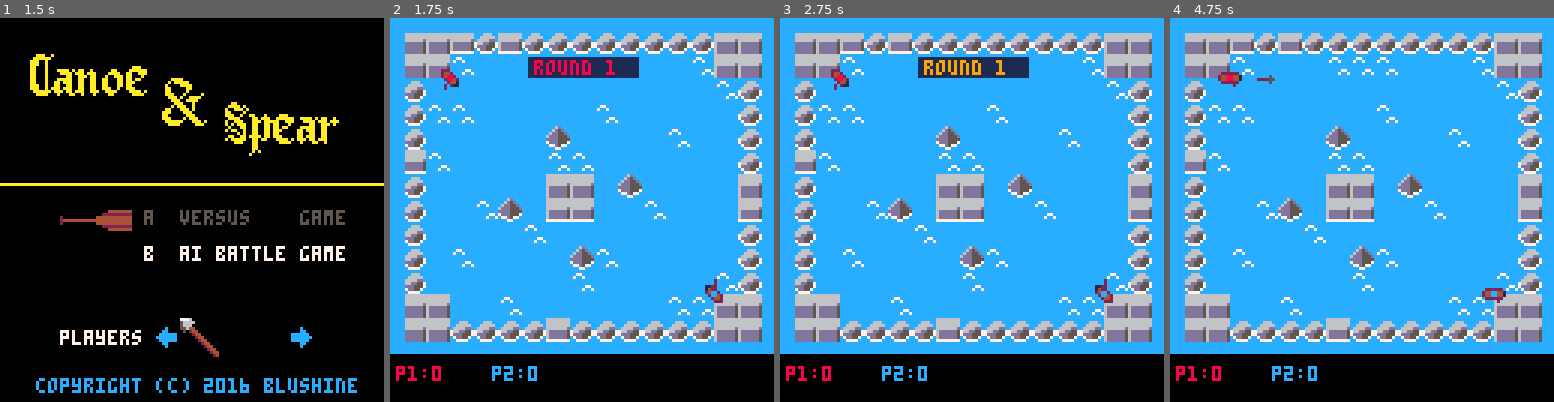
Above: before the commit, frames 1-4 (left to right).
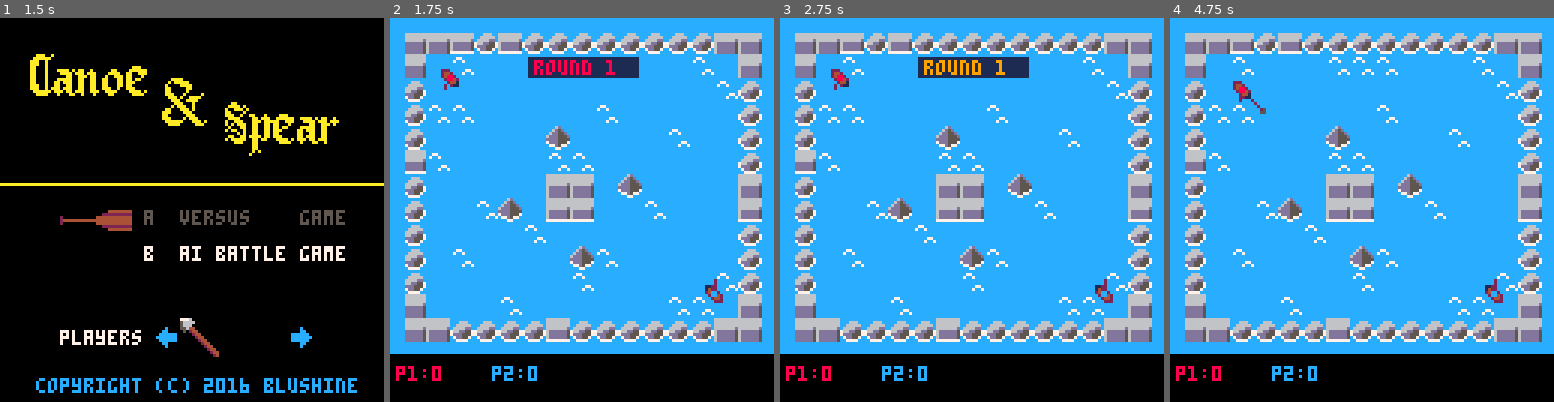
Above: after the commit, the same moments.

Repository: BluShine/CANOE-AND-SPEAR
Game: PICO-8 cartridge canoe-and-spear.p8
Two runs of this game, one before a commit and one after it. Both use one fixed random seed, a clock stepped at 60 frames per second and the inputs below.
Inputs:
- Up to frame 1 (1.5 s): tap X (X key) at 0.33, 1.07 s; tap O (Z key) at 0.7 s
- Up to frame 2 (1.75 s): hold Right from 1.6 s (still down); tap O (Z key) at 1.7 s
- Up to frame 3 (2.75 s): tap X (X key) at 1.85 s; release Right at 2.1 s; tap O (Z key) at 2.1, 2.5 s; hold Up 2.15-2.42 s; hold Right from 2.47 s (still down)
- Up to frame 4 (4.75 s): tap O (Z key) every 0.4 s from 2.9 to 4.5 s; tap X (X key) at 2.97, 4.08 s; release Right at 3.03 s; hold Left 3.08-3.58 s; hold Down 3.63-3.97 s; hold Right 4.02-4.68 s; hold Up from 4.73 s (still down)

Frame 1 is identical in both runs. In frame 2, 1.5% of the frame differs, in the area x 9-91%, y 9-79%; in frame 3, 1.5%; in frame 4, 2.0%.

Commit message:
Fixed menu bug and unwinnable ai mode bug.
Fixed a bug where you could select a mode that didn't exist. Also fixed
a bug where the versus AI mode was impossible to win after retrying it.

Diff:
--- a/canoe-and-spear.p8
+++ b/canoe-and-spear.p8
@@ -194,6 +194,7 @@
  if(mode == 2) then
   lvl = round
   --spawn ais at flagged tiles
+  ais = 0
   local a = {}
   local val = 0
   for i=0,14 do
@@ -576,7 +577,7 @@
   sfx(3)
  end
  if(btnp(2)) then
-  mselect = (mselect - 1) % 3
+  mselect = (mselect - 1) % 2
   sfx(4)
  end
  if(btnp(1)) then
@@ -927,7 +928,7 @@
 0000000000000000000000000000000000000000000000000000000000000000000000000000000000000000000000000000000000000000000000000000000000000000000000000000000000000000000000000000000000000000000000000000000000000000000000000000000000000000000000000000000000000000
 __map__
 0202020202020202020202020202024041424344454647004441420000000707030203020202020202020207070202020202020202020202020202020000000000000000000000000000000000000000000000000000000000000000000000000000000000000000000000000000000000000000000000000000000000000000
-0205050404040404040404040404025051525354555657005451590000000707050404040505050404040507070204040404040404040404040404020000000000000000000000000000000000000000000000000000000000000000000000000000000000000000000000000000000000000000000000000000000000000000
+0205050404040404040404040404025051525354555657005451590000000704050404040505050404040504070204040404040404040404040404020000000000000000000000000000000000000000000000000000000000000000000000000000000000000000000000000000000000000000000000000000000000000000
 0205040404040504030404040404020202020203020202020202020203020204040404040404040404060405020204040404040404040404040404020000000000000000000000000000000000000000000000000000000000000000000000000000000000000000000000000000000000000000000000000000000000000000
 0305040504040402040404040402030205050404040404040405040404020205050404040404050404040404020204040404040404040404040404020000000000000000000000000000000000000000000000000000000000000000000000000000000000000000000000000000000000000000000000000000000000000000
 02040404040404040404050404040202040404040404040c0404040405020204040404040904040404050404020204040404040404040404040404020000000000000000000000000000000000000000000000000000000000000000000000000000000000000000000000000000000000000000000000000000000000000000
@@ -937,7 +938,7 @@
 0304050404040404040304030404020704040704040404040404070404070206040404050404040404040604020204040404040404040404040404020000000000000000000000000000000000000000000000000000000000000000000000000000000000000000000000000000000000000000000000000000000000000000
 020604040404040405040404040402030c04030b0b0b0b0b0b0b03050c03020405040c040409050404040404020204040404040404040404040404020000000000000000000000000000000000000000000000000000000000000000000000000000000000000000000000000000000000000000000000000000000000000000
 020404020404040404040605040402020404050404050404040505040402020404040404040504040c040405020204040404040404040404040404020000000000000000000000000000000000000000000000000000000000000000000000000000000000000000000000000000000000000000000000000000000000000000
-0204040404040504040404040405030204040404040404040404040404020707040405040406040404050507070204040404040404040404040404020000000000000000000000000000000000000000000000000000000000000000000000000000000000000000000000000000000000000000000000000000000000000000
+0204040404040504040404040405030204040404040404040404040404020704040405040406040404050504070204040404040404040404040404020000000000000000000000000000000000000000000000000000000000000000000000000000000000000000000000000000000000000000000000000000000000000000
 0302020202030202020202020203020204040c04040c040c04040c0405020707020202020302020202020207070202020202020202020202020202020000000000000000000000000000000000000000000000000000000000000000000000000000000000000000000000000000000000000000000000000000000000000000
 0202030202020203020202020302020205040404050404050504050505030202020203020202020202030202020202020202020202020202020202020000000000000000000000000000000000000000000000000000000000000000000000000000000000000000000000000000000000000000000000000000000000000000
 0204040404050402040404040404020302020302020302020202020302020205040404050404040505040405020204040404040404040404040404020000000000000000000000000000000000000000000000000000000000000000000000000000000000000000000000000000000000000000000000000000000000000000
Not shown, changed: the music (__music__) section of canoe-and-spear.p8
Not shown, changed: the sound effects (__sfx__) section of canoe-and-spear.p8
Not shown, changed: canoe-and-spear.js
Not shown, added: canoe-and-spear.p8.png
